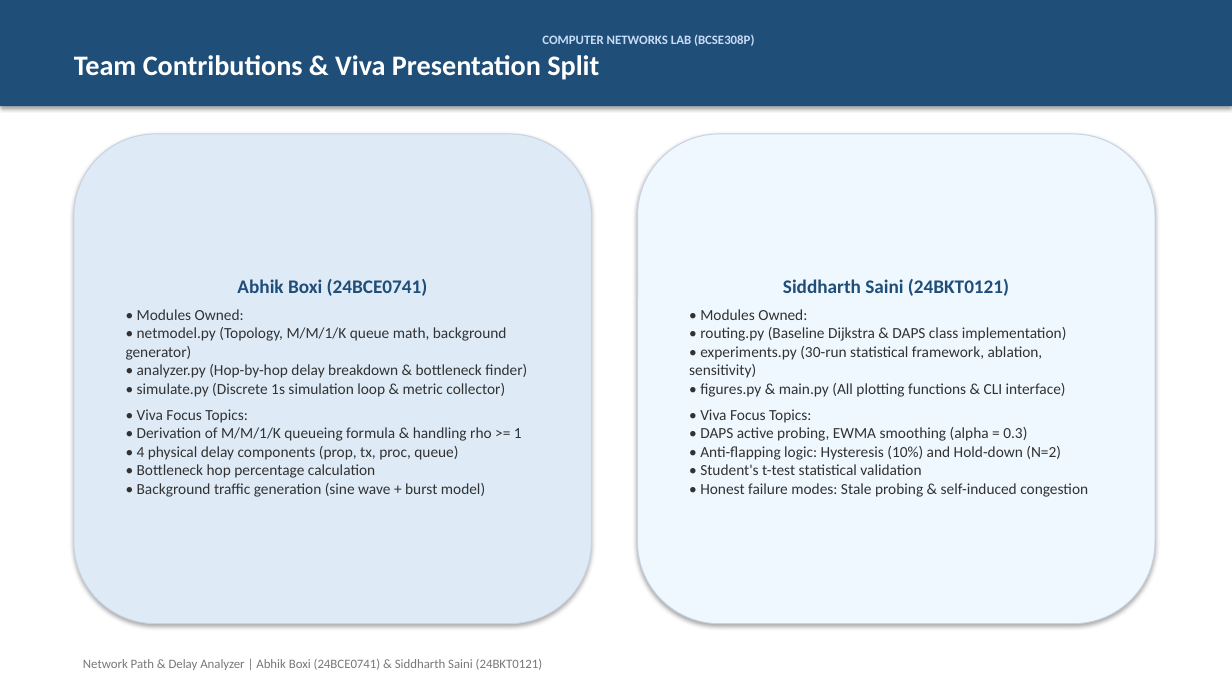
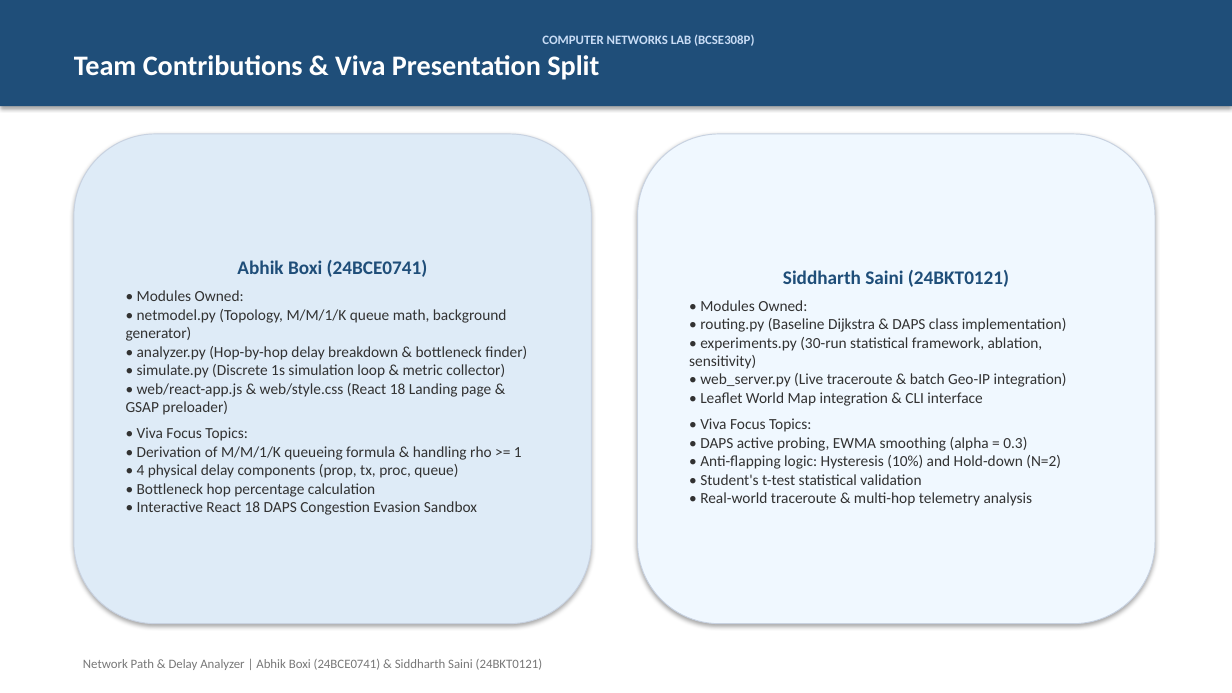
Before and after one commit to Someone1701/Network-Path-and-Delay-Analyzer, a slide deck: slide 13 of Network_Path_and_Delay_Analyzer_Presentation.pptx (slide 11 before the commit). Drawn at 1232x693 pixels with LibreOffice and Linux fonts; fonts in the diff are those of the drawing. Boxes give left, top, right and bottom in pixels: in the first picture for what was removed or moved away, otherwise in the second. Text is boxed around its words. In the diff, an @@ line names an element or a change of style, - is before the commit and + after.

```diff
--- a/Network_Path_and_Delay_Analyzer_Presentation.pptx
+++ b/Network_Path_and_Delay_Analyzer_Presentation.pptx
@@ text in rounded rectangle at (x1=126, y1=290, x2=527, y2=515): text changed @@
-• Modules Owned:
-• netmodel.py (Topology, M/M/1/K queue math, background generator)
-• analyzer.py (Hop-by-hop delay breakdown & bottleneck finder)
-• simulate.py (Discrete 1s simulation loop & metric collector)
-• Viva Focus Topics:
-• Derivation of M/M/1/K queueing formula & handling rho >= 1
-• 4 physical delay components (prop, tx, proc, queue)
-• Bottleneck hop percentage calculation
-• Background traffic generation (sine wave + burst model)
+• Modules Owned:
+• netmodel.py (Topology, M/M/1/K queue math, background generator)
+• analyzer.py (Hop-by-hop delay breakdown & bottleneck finder)
+• simulate.py (Discrete 1s simulation loop & metric collector)
+• web/react-app.js & web/style.css (React 18 Landing page & GSAP preloader)
+• Viva Focus Topics:
+• Derivation of M/M/1/K queueing formula & handling rho >= 1
+• 4 physical delay components (prop, tx, proc, queue)
+• Bottleneck hop percentage calculation
+• Interactive React 18 DAPS Congestion Evasion Sandbox
@@ text in rounded rectangle at (x1=689, y1=300, x2=1067, y2=506): text changed @@
-• Modules Owned:
-• routing.py (Baseline Dijkstra & DAPS class implementation)
-• experiments.py (30-run statistical framework, ablation, sensitivity)
-• figures.py & main.py (All plotting functions & CLI interface)
-• Viva Focus Topics:
-• DAPS active probing, EWMA smoothing (alpha = 0.3)
-• Anti-flapping logic: Hysteresis (10%) and Hold-down (N=2)
-• Student's t-test statistical validation
-• Honest failure modes: Stale probing & self-induced congestion
+• Modules Owned:
+• routing.py (Baseline Dijkstra & DAPS class implementation)
+• experiments.py (30-run statistical framework, ablation, sensitivity)
+• web_server.py (Live traceroute & batch Geo-IP integration)
+• Leaflet World Map integration & CLI interface
+• Viva Focus Topics:
+• DAPS active probing, EWMA smoothing (alpha = 0.3)
+• Anti-flapping logic: Hysteresis (10%) and Hold-down (N=2)
+• Student's t-test statistical validation
+• Real-world traceroute & multi-hop telemetry analysis
```
Also in this commit, not shown: 3 other slides changed, 2 slides added, 2 other files.
